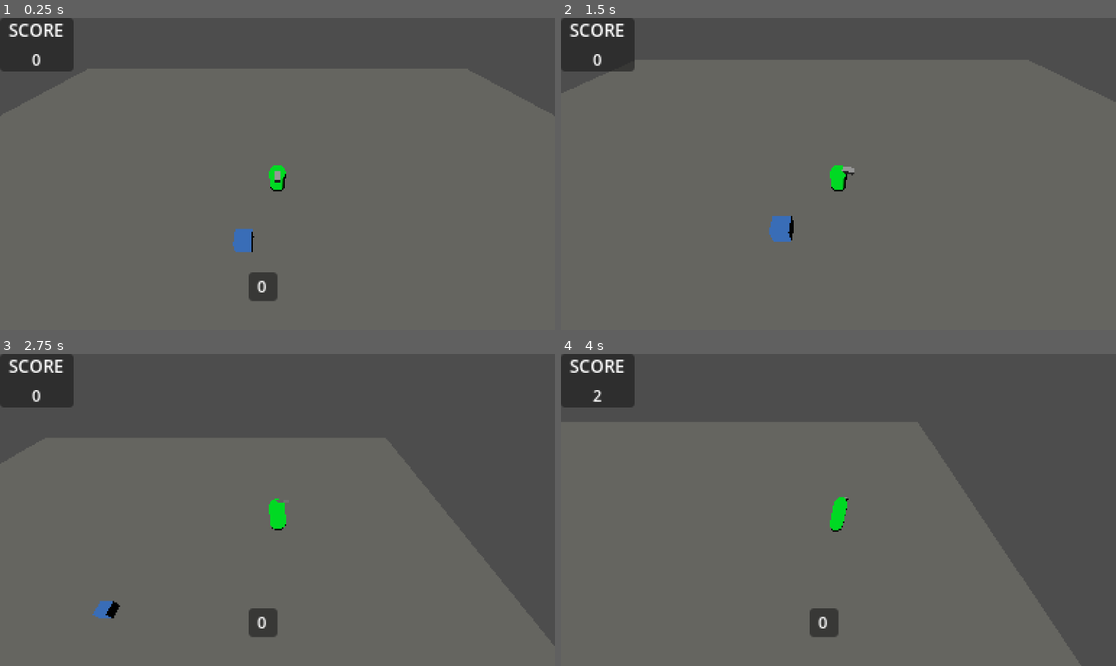
Above: before the commit, frames 1-4 (two rows, left to right).
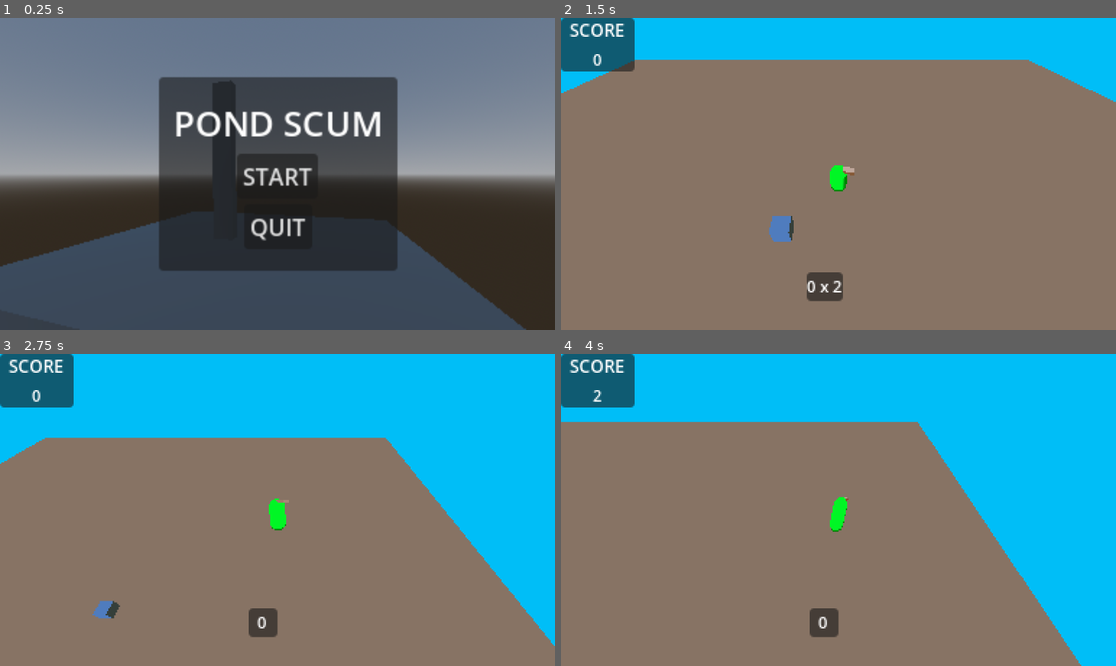
Above: after the commit, the same moments.

Repository: nschwei/PondScum
Game: Godot game, scene res://Scenes/MainMenu.tscn
Two runs of this game, one before a commit and one after it. Both use one fixed random seed, a clock stepped at 60 frames per second and the inputs below. Before the commit the project starts from res://Scenes/GreyBox.tscn.
Inputs (mouse positions are in pixels of both pictures, inside the frame that each line leads up to):
- Up to frame 1 (0.25 s): no input
- Up to frame 2 (1.5 s): click (838, 177) at 0.5 s, where only the run after the commit has a clickable "START"; move the mouse to (960, 158) at 1.27 s; press the mouse at (960, 158) at 1.28 s; hold D (move_right) from 1.28 s (still down)
- Up to frame 3 (2.75 s): tap Space (jump) at 1.52, 2.27 s; move the mouse to (166, 525) at 2.02 s; release D (move_right) at 2.03 s; release the mouse at (166, 525) at 2.03 s; hold S (move_back) from 2.03 s (still down); click (166, 525) at 2.1 s
- Up to frame 4 (4 s): move the mouse to (894, 441) at 2.77 s; release S (move_back) at 2.78 s; press the mouse at (894, 441) at 2.78 s; hold D (move_right) 2.78-3.53 s; move the mouse to (810, 572) at 3.52 s; release the mouse at (810, 572) at 3.53 s; hold W (move_forward) from 3.53 s (still down); click (810, 572) at 3.6 s; tap Space (jump) at 3.77 s

The runs differ from the first frame. In frame 1, 97% of the frame differs, in the area x 0-100%, y 0-100%; in frame 2, 99%; in frame 3, 99%; in frame 4, 99%.

Commit message:
Main Menu exists now and can load into game

Diff:
--- a/Scenes/GreyBox.tscn
+++ b/Scenes/GreyBox.tscn
@@ -6,7 +6,19 @@
 [ext_resource type="PackedScene" uid="uid://bq8s650jq4518" path="res://EnvironObj/GreyBoxWall.tscn" id="2_50knn"]
 [ext_resource type="PackedScene" uid="uid://dkw6i4na6714r" path="res://PlayerObj/Player.tscn" id="3_aeydj"]
 [ext_resource type="Material" uid="uid://cmwx3qnv1o0sv" path="res://Materials/pixel_shader_mat.tres" id="6_0ophq"]
-[ext_resource type="Script" path="res://Scenes/CanvasLayer.gd" id="7_ykbr5"]
+[ext_resource type="Script" path="res://Scripts/CanvasLayer.gd" id="7_ykbr5"]
+
+[sub_resource type="Environment" id="Environment_i80ls"]
+background_mode = 1
+background_color = Color(0, 0.743474, 0.966947, 1)
+ambient_light_source = 2
+ambient_light_color = Color(0.936393, 0.610158, 0.32988, 1)
+reflected_light_source = 1
+fog_light_color = Color(0.130901, 0.584493, 0.848018, 1)
+fog_light_energy = 0.0
+fog_sun_scatter = 0.15
+fog_density = 0.0
+fog_sky_affect = 0.645
 
 [sub_resource type="BoxMesh" id="BoxMesh_hqrv5"]
 
@@ -19,6 +31,9 @@
 
 [node name="Game" type="Node3D"]
 script = ExtResource("1_q4rcx")
+
+[node name="WorldEnvironment" type="WorldEnvironment" parent="."]
+environment = SubResource("Environment_i80ls")
 
 [node name="PixelView" type="SubViewportContainer" parent="."]
 process_mode = 3
--- /dev/null
+++ b/Scenes/MainMenu.tscn
@@ -0,0 +1,111 @@
+[gd_scene load_steps=8 format=3 uid="uid://doxqj5egoho01"]
+
+[ext_resource type="Script" path="res://Scripts/MainMenu.gd" id="1_13s00"]
+
+[sub_resource type="ProceduralSkyMaterial" id="ProceduralSkyMaterial_afray"]
+
+[sub_resource type="Sky" id="Sky_u48i4"]
+sky_material = SubResource("ProceduralSkyMaterial_afray")
+
+[sub_resource type="Environment" id="Environment_8ljcj"]
+background_mode = 2
+sky = SubResource("Sky_u48i4")
+fog_enabled = true
+fog_light_color = Color(0.298601, 0.574927, 0.798911, 1)
+fog_sun_scatter = 0.57
+
+[sub_resource type="BoxMesh" id="BoxMesh_lnei3"]
+
+[sub_resource type="BoxMesh" id="BoxMesh_xcyrb"]
+
+[sub_resource type="Environment" id="Environment_uu8e6"]
+background_mode = 1
+background_color = Color(0, 0.743474, 0.966947, 1)
+ambient_light_source = 2
+ambient_light_color = Color(0.936393, 0.610158, 0.32988, 1)
+reflected_light_source = 1
+fog_light_color = Color(0.130901, 0.584493, 0.848018, 1)
+fog_light_energy = 0.0
+fog_sun_scatter = 0.15
+fog_density = 0.0
+fog_sky_affect = 0.645
+
+[node name="MainMenu" type="Node3D"]
+
+[node name="WorldEnvironment" type="WorldEnvironment" parent="."]
+environment = SubResource("Environment_8ljcj")
+
+[node name="SubViewportContainer" type="SubViewportContainer" parent="."]
+anchors_preset = 15
+anchor_right = 1.0
+anchor_bottom = 1.0
+grow_horizontal = 2
+grow_vertical = 2
+stretch = true
+stretch_shrink = 3
+
+[node name="SubViewport" type="SubViewport" parent="SubViewportContainer"]
+handle_input_locally = false
+size = Vector2i(384, 216)
+render_target_update_mode = 4
+
+[node name="Camera3D" type="Camera3D" parent="SubViewportContainer/SubViewport"]
+transform = Transform3D(0.972227, 0, 0.234039, 0, 1, 0, -0.234039, 0, 0.972227, 1.48024, 1.51463, 3.94153)
+
+[node name="World" type="Node3D" parent="SubViewportContainer/SubViewport"]
+
+[node name="PlaceholderGround" type="MeshInstance3D" parent="SubViewportContainer/SubViewport/World"]
+transform = Transform3D(6.33605, 0, 0, 0, 0.318677, 0, 0, 0, 5.24318, 0, 0, 0)
+mesh = SubResource("BoxMesh_lnei3")
+
+[node name="PlaceHolderTree" type="MeshInstance3D" parent="SubViewportContainer/SubViewport/World"]
+transform = Transform3D(0.430762, -0.026968, 0, 0.00261637, 4.44004, 0, 0, 0, 0.204739, -0.619789, 1.21042, 0)
+mesh = SubResource("BoxMesh_xcyrb")
+
+[node name="MainMenu" type="CanvasLayer" parent="SubViewportContainer/SubViewport"]
+script = ExtResource("1_13s00")
+
+[node name="MainMenu" type="PanelContainer" parent="SubViewportContainer/SubViewport/MainMenu"]
+anchors_preset = 8
+anchor_left = 0.5
+anchor_top = 0.5
+anchor_right = 0.5
+anchor_bottom = 0.5
+offset_left = -82.5
+offset_top = -67.0
+offset_right = 82.5
+offset_bottom = 67.0
+grow_horizontal = 2
+grow_vertical = 2
+
+[node name="MarginContainer" type="MarginContainer" parent="SubViewportContainer/SubViewport/MainMenu/MainMenu"]
+layout_mode = 2
+theme_override_constants/margin_left = 10
+theme_override_constants/margin_top = 15
+theme_override_constants/margin_right = 10
+theme_override_constants/margin_bottom = 15
+
+[node name="VBoxContainer" type="VBoxContainer" parent="SubViewportContainer/SubViewport/MainMenu/MainMenu/MarginContainer"]
+layout_mode = 2
+
+[node name="Title" type="Label" parent="SubViewportContainer/SubViewport/MainMenu/MainMenu/MarginContainer/VBoxContainer"]
+layout_mode = 2
+theme_override_font_sizes/font_size = 24
+text = "POND SCUM"
+
+[node name="Start" type="Button" parent="SubViewportContainer/SubViewport/MainMenu/MainMenu/MarginContainer/VBoxContainer"]
+layout_mode = 2
+size_flags_horizontal = 4
+text = "START"
+icon_alignment = 1
+
+[node name="Quit" type="Button" parent="SubViewportContainer/SubViewport/MainMenu/MainMenu/MarginContainer/VBoxContainer"]
+layout_mode = 2
+size_flags_horizontal = 4
+text = "QUIT"
+
+[node name="WorldEnvironment2" type="WorldEnvironment" parent="."]
+environment = SubResource("Environment_uu8e6")
+
+[connection signal="pressed" from="SubViewportContainer/SubViewport/MainMenu/MainMenu/MarginContainer/VBoxContainer/Start" to="SubViewportContainer/SubViewport/MainMenu" method="_on_start_pressed"]
+[connection signal="pressed" from="SubViewportContainer/SubViewport/MainMenu/MainMenu/MarginContainer/VBoxContainer/Quit" to="SubViewportContainer/SubViewport/MainMenu" method="_on_quit_pressed"]
--- /dev/null
+++ b/Scripts/MainMenu.gd
@@ -0,0 +1,22 @@
+extends CanvasLayer
+
+
+var game = preload("res://Scenes/GreyBox.tscn").instantiate()
+
+# Called when the node enters the scene tree for the first time.
+func _ready():
+	pass # Replace with function body.
+
+
+# Called every frame. 'delta' is the elapsed time since the previous frame.
+func _process(delta):
+	pass
+
+
+func _on_start_pressed():
+	#get_tree().root.add_child(game)
+	get_tree().change_scene_to_file("res://Scenes/GreyBox.tscn")
+
+
+func _on_quit_pressed():
+	get_tree().quit()
--- a/project.godot
+++ b/project.godot
@@ -11,7 +11,7 @@
 [application]
 
 config/name="PondScum"
-run/main_scene="res://Scenes/GreyBox.tscn"
+run/main_scene="res://Scenes/MainMenu.tscn"
 config/features=PackedStringArray("4.2", "GL Compatibility")
 config/icon="res://icon.svg"
 
Not shown: 1 places in Scenes/GreyBox.tscn that only renumber resources
Renamed: Scenes/CanvasLayer.gd -> Scripts/CanvasLayer.gd
